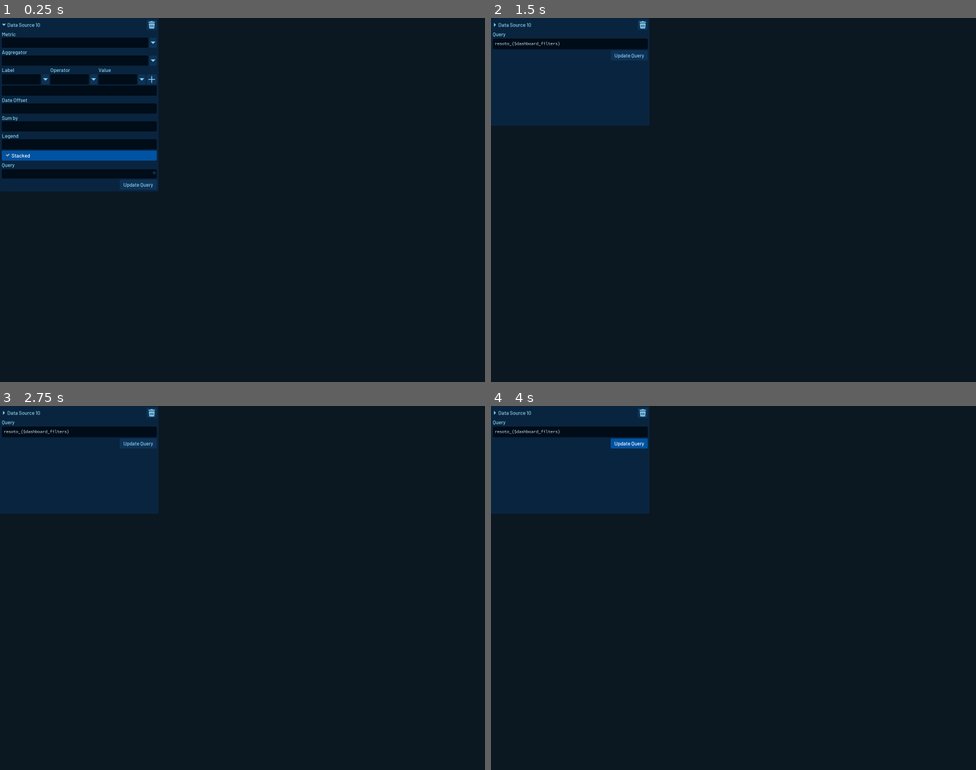
Above: before the commit, frames 1-4 (two rows, left to right).
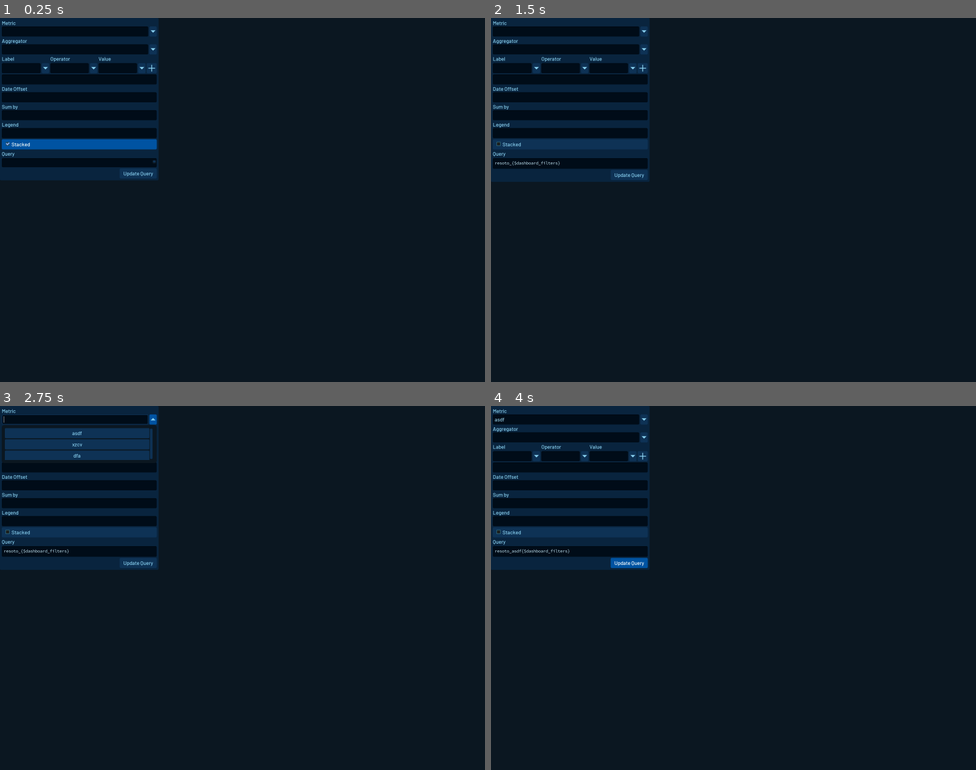
Above: after the commit, the same moments.

Repository: someengineering/resoto-ui
Game: Godot game, scene res://components/dashboard/new_widget_popup/data_source_container.tscn
The game is run twice, just before and just after one commit, with the same random seed, the same clock (stepped at 60 frames per second) and the same inputs. This scene is started directly instead of the project's main scene.
Inputs (mouse positions are in pixels of both pictures, inside the frame that each line leads up to):
- Up to frame 1 (0.25 s): no input
- Up to frame 2 (1.5 s): click "Stacked" at 0.5 s; click (495, 25) at 1.27 s
- Up to frame 3 (2.75 s): click (155, 420) at 2.02 s
- Up to frame 4 (4 s): click (568, 431) at 2.75 s, where only the run after the commit has a clickable "asdf"; click "Update Query" at 3.5 s

The runs differ from the first frame. In frame 1, 11% of the frame differs, in the area x 0-33%, y 0-48%; in frame 2, 8.5%; in frame 3, 8.0%; in frame 4, 8.6%.
Error after the commit: Invalid call. Nonexistent function 'connect' in base 'Nil'. (res://scripts/classes/resoto_api.gd:238)

Commit message:
Add specific datasource for two entry widgets

Diff:
--- a/src/components/dashboard/data_sources/data_source.gd
+++ b/src/components/dashboard/data_sources/data_source.gd
@@ -3,7 +3,7 @@
 
 signal query_status
 
-enum TYPES {TIME_SERIES, AGGREGATE_SEARCH, SEARCH}
+enum TYPES {TIME_SERIES, AGGREGATE_SEARCH, SEARCH, TWO_ENTRIES_AGGREGATE}
 
 var query : String
 var widget
--- /dev/null
+++ b/src/components/dashboard/data_sources/data_source_two_entry_aggregate.gd
@@ -0,0 +1,60 @@
+class_name TwoEntryAggregateDataSource
+extends AggregateSearchDataSource
+
+var category_1 : String = ""
+var category_1_alias : String = ""
+var category_2 : String = ""
+var category_2_alias : String = ""
+var function : String = ""
+var function_alias : String = ""
+var kind : String = ""
+
+
+func _init():
+	type = TYPES.TWO_ENTRIES_AGGREGATE
+
+
+func copy_data_source(other):
+	category_1 = other.category_1
+	category_1_alias = other.category_1_alias
+	category_2 = other.category_2
+	category_2_alias = other.category_2_alias
+	function = other.function
+	function_alias = other.function_alias
+	kind = other.kind
+	query = other.query
+
+
+func update_query():
+	if "" in [category_1, category_2, function, kind]:
+		return
+
+	var x_axis : String = category_1
+	if category_1_alias != "":
+		x_axis += " as %s" % category_1_alias
+
+	var y_axis : String = category_2
+	if category_2_alias != "":
+		y_axis += " as %s" % category_2_alias
+
+	var fn : String = function
+	if function_alias != "":
+		fn += " as %s" % function_alias
+
+	query = "aggregate(%s, %s: %s) : is(%s)" % [x_axis, y_axis, fn, kind]
+
+
+func get_data() -> Dictionary:
+	var data : Dictionary = {
+		"category_1" : category_1,
+		"category_1_alias" : category_1_alias,
+		"category_2" : category_2,
+		"category_2_alias" : category_2_alias,
+		"function" : function,
+		"function_alias" : function_alias,
+		"kind" : kind
+	}
+
+	data.merge(.get_data())
+
+	return data
--- a/src/components/dashboard/new_widget_popup/data_source_container.gd
+++ b/src/components/dashboard/new_widget_popup/data_source_container.gd
@@ -33,16 +33,26 @@
 			data_source = TimeSeriesDataSource.new()
 			$VBoxContainer/DatasourceSettings.show()
 			$VBoxContainer/TextSearchSettings.hide()
+			$VBoxContainer/TwoEntryAggregateSettings.hide()
 		DataSource.TYPES.AGGREGATE_SEARCH:
 			data_source = AggregateSearchDataSource.new()
 			$VBoxContainer/DatasourceSettings.hide()
 			$VBoxContainer/TextSearchSettings.hide()
+			$VBoxContainer/TwoEntryAggregateSettings.hide()
 			expand_button.hide()
 		DataSource.TYPES.SEARCH:
 			data_source = TextSearchDataSource.new()
 			$VBoxContainer/DatasourceSettings.hide()
 			$VBoxContainer/TextSearchSettings.show()
+			$VBoxContainer/TwoEntryAggregateSettings.hide()
 			API.cli_execute("kinds", self)
+		DataSource.TYPES.TWO_ENTRIES_AGGREGATE:
+			data_source = TwoEntryAggregateDataSource.new()
+			$VBoxContainer/DatasourceSettings.hide()
+			$VBoxContainer/TextSearchSettings.hide()
+			$VBoxContainer/TwoEntryAggregateSettings.show()
+			API.cli_execute("kinds", self)
+
 	data_source.widget = widget
 	data_source.connect("query_status", self, "_on_data_source_query_status")
 	query_edit.connect("focus_exited", self, "_on_QueryEdit_focus_exited")
@@ -53,7 +63,7 @@
 
 	if kinds.size() > 0:
 		$VBoxContainer/TextSearchSettings/HBoxContainer/KindsComboBox.set_items(kinds)
-
+		$VBoxContainer/TwoEntryAggregateSettings/KindComboBox.set_items(kinds)
 
 func _on_DeleteButton_pressed() -> void:
 	emit_signal("delete_source", self)
@@ -251,3 +261,38 @@
 func _on_ExpandButton_toggled(button_pressed:bool):
 	$VBoxContainer/DatasourceSettings.visible = button_pressed and datasource_type == DataSource.TYPES.TIME_SERIES
 	$VBoxContainer/TextSearchSettings.visible = button_pressed and datasource_type == DataSource.TYPES.SEARCH
+
+
+func _on_KindComboBox_option_changed(option):
+	data_source.kind = option
+	update_query()
+
+
+func _on_Entry1LineEdit_text_entered(new_text):
+	data_source.category_1 = new_text
+	update_query()
+
+
+func _on_Entry2LineEdit_text_entered(new_text):
+	data_source.category_2 = new_text
+	update_query()
+
+
+func _on_Entry1Alias_text_entered(new_text):
+	data_source.category_1_alias = new_text
+	update_query()
+
+
+func _on_Entry2Alias_text_entered(new_text):
+	data_source.category_2_alias = new_text
+	update_query()
+
+
+func _on_FunctionLineEdit_text_entered(new_text):
+	data_source.function = new_text
+	update_query()
+
+
+func _on_FunctionAlias_text_entered(new_text):
+	data_source.function_alias = new_text
+	update_query()
--- a/src/components/dashboard/new_widget_popup/data_source_container.tscn
+++ b/src/components/dashboard/new_widget_popup/data_source_container.tscn
@@ -51,9 +51,10 @@
 margin_left = 6.0
 margin_top = 6.0
 margin_right = 517.0
-margin_bottom = 826.0
+margin_bottom = 349.0
 
 [node name="HBoxContainer" type="HBoxContainer" parent="VBoxContainer"]
+visible = false
 margin_right = 511.0
 margin_bottom = 33.0
 
@@ -102,9 +103,9 @@
 icon_tex = ExtResource( 4 )
 
 [node name="DatasourceSettings" type="VBoxContainer" parent="VBoxContainer"]
-margin_top = 37.0
-margin_right = 511.0
-margin_bottom = 464.0
+visible = false
+margin_right = 511.0
+margin_bottom = 427.0
 size_flags_horizontal = 3
 
 [node name="MetricsVBox" type="VBoxContainer" parent="VBoxContainer/DatasourceSettings"]
@@ -210,9 +211,9 @@
 text = "Stacked"
 
 [node name="TextSearchSettings" type="VBoxContainer" parent="VBoxContainer"]
-margin_top = 468.0
-margin_right = 511.0
-margin_bottom = 724.0
+visible = false
+margin_right = 511.0
+margin_bottom = 256.0
 
 [node name="Label" type="Label" parent="VBoxContainer/TextSearchSettings"]
 margin_right = 511.0
@@ -283,10 +284,123 @@
 margin_bottom = 256.0
 script = ExtResource( 6 )
 
+[node name="TwoEntryAggregateSettings" type="VBoxContainer" parent="VBoxContainer"]
+margin_right = 511.0
+margin_bottom = 244.0
+
+[node name="Label" type="Label" parent="VBoxContainer/TwoEntryAggregateSettings"]
+margin_right = 511.0
+margin_bottom = 21.0
+text = "Kind"
+
+[node name="KindComboBox" parent="VBoxContainer/TwoEntryAggregateSettings" instance=ExtResource( 9 )]
+margin_top = 25.0
+margin_right = 511.0
+margin_bottom = 58.0
+
+[node name="FirstEntryLabel" type="Label" parent="VBoxContainer/TwoEntryAggregateSettings"]
+margin_top = 62.0
+margin_right = 511.0
+margin_bottom = 83.0
+text = "1st Category"
+
+[node name="EntryContainer1" type="HBoxContainer" parent="VBoxContainer/TwoEntryAggregateSettings"]
+margin_top = 87.0
+margin_right = 511.0
+margin_bottom = 120.0
+
+[node name="Entry1LineEdit" type="LineEdit" parent="VBoxContainer/TwoEntryAggregateSettings/EntryContainer1"]
+margin_right = 243.0
+margin_bottom = 33.0
+size_flags_horizontal = 3
+placeholder_text = "/ancestors.account.reported.name"
+script = ExtResource( 6 )
+
+[node name="Label" type="Label" parent="VBoxContainer/TwoEntryAggregateSettings/EntryContainer1"]
+margin_left = 247.0
+margin_top = 6.0
+margin_right = 264.0
+margin_bottom = 27.0
+text = "as"
+
+[node name="Entry1Alias" type="LineEdit" parent="VBoxContainer/TwoEntryAggregateSettings/EntryContainer1"]
+margin_left = 268.0
+margin_right = 511.0
+margin_bottom = 33.0
+size_flags_horizontal = 3
+placeholder_text = "cloud_name"
+script = ExtResource( 6 )
+
+[node name="SecondEntryLabel" type="Label" parent="VBoxContainer/TwoEntryAggregateSettings"]
+margin_top = 124.0
+margin_right = 511.0
+margin_bottom = 145.0
+text = "2nd Category"
+
+[node name="EntryContainer2" type="HBoxContainer" parent="VBoxContainer/TwoEntryAggregateSettings"]
+margin_top = 149.0
+margin_right = 511.0
+margin_bottom = 182.0
+
+[node name="Entry2LineEdit" type="LineEdit" parent="VBoxContainer/TwoEntryAggregateSettings/EntryContainer2"]
+margin_right = 243.0
+margin_bottom = 33.0
+size_flags_horizontal = 3
+placeholder_text = "instance_type"
+script = ExtResource( 6 )
+
+[node name="Label" type="Label" parent="VBoxContainer/TwoEntryAggregateSettings/EntryContainer2"]
+margin_left = 247.0
+margin_top = 6.0
+margin_right = 264.0
+margin_bottom = 27.0
+text = "as"
+
+[node name="Entry2Alias" type="LineEdit" parent="VBoxContainer/TwoEntryAggregateSettings/EntryContainer2"]
+margin_left = 268.0
+margin_right = 511.0
+margin_bottom = 33.0
+size_flags_horizontal = 3
+placeholder_text = "type"
+script = ExtResource( 6 )
+
+[node name="FunctionLabel" type="Label" parent="VBoxContainer/TwoEntryAggregateSettings"]
+margin_top = 186.0
+margin_right = 511.0
+margin_bottom = 207.0
+text = "Function"
+
+[node name="FunctionContainer" type="HBoxContainer" parent="VBoxContainer/TwoEntryAggregateSettings"]
+margin_top = 211.0
+margin_right = 511.0
+margin_bottom = 244.0
+
+[node name="FunctionLineEdit" type="LineEdit" parent="VBoxContainer/TwoEntryAggregateSettings/FunctionContainer"]
+margin_right = 243.0
+margin_bottom = 33.0
+size_flags_horizontal = 3
+placeholder_text = "sum(1)"
+script = ExtResource( 6 )
+
+[node name="Label" type="Label" parent="VBoxContainer/TwoEntryAggregateSettings/FunctionContainer"]
+margin_left = 247.0
+margin_top = 6.0
+margin_right = 264.0
+margin_bottom = 27.0
+text = "as"
+
+[node name="FunctionAlias" type="LineEdit" parent="VBoxContainer/TwoEntryAggregateSettings/FunctionContainer"]
+margin_left = 268.0
+margin_right = 511.0
+margin_bottom = 33.0
+size_flags_horizontal = 3
+placeholder_text = "instances"
+script = ExtResource( 6 )
+
 [node name="QueryEditVBox" type="VBoxContainer" parent="VBoxContainer"]
-margin_top = 728.0
-margin_right = 511.0
-margin_bottom = 820.0
+margin_top = 248.0
+margin_right = 511.0
+margin_bottom = 340.0
 
 [node name="QueryLabel" type="Label" parent="VBoxContainer/QueryEditVBox"]
 margin_right = 511.0
@@ -333,6 +447,13 @@
 [connection signal="text_entered" from="VBoxContainer/TextSearchSettings/LineEditKinds" to="." method="_on_LineEdit2_text_entered"]
 [connection signal="text_entered" from="VBoxContainer/TextSearchSettings/TextFiltersLineEdit" to="." method="_on_LineEdit3_text_entered"]
 [connection signal="text_entered" from="VBoxContainer/TextSearchSettings/ListLineEdit" to="." method="_on_LineEdit4_text_entered"]
+[connection signal="option_changed" from="VBoxContainer/TwoEntryAggregateSettings/KindComboBox" to="." method="_on_KindComboBox_option_changed"]
+[connection signal="text_entered" from="VBoxContainer/TwoEntryAggregateSettings/EntryContainer1/Entry1LineEdit" to="." method="_on_Entry1LineEdit_text_entered"]
+[connection signal="text_entered" from="VBoxContainer/TwoEntryAggregateSettings/EntryContainer1/Entry1Alias" to="." method="_on_Entry1Alias_text_entered"]
+[connection signal="text_entered" from="VBoxContainer/TwoEntryAggregateSettings/EntryContainer2/Entry2LineEdit" to="." method="_on_Entry2LineEdit_text_entered"]
+[connection signal="text_entered" from="VBoxContainer/TwoEntryAggregateSettings/EntryContainer2/Entry2Alias" to="." method="_on_Entry2Alias_text_entered"]
+[connection signal="text_entered" from="VBoxContainer/TwoEntryAggregateSettings/FunctionContainer/FunctionLineEdit" to="." method="_on_FunctionLineEdit_text_entered"]
+[connection signal="text_entered" from="VBoxContainer/TwoEntryAggregateSettings/FunctionContainer/FunctionAlias" to="." method="_on_FunctionAlias_text_entered"]
 [connection signal="cursor_changed" from="VBoxContainer/QueryEditVBox/QueryEdit" to="." method="_on_QueryEdit_cursor_changed"]
 [connection signal="gui_input" from="VBoxContainer/QueryEditVBox/QueryEdit" to="." method="_on_QueryEdit_gui_input"]
 [connection signal="item_rect_changed" from="VBoxContainer/QueryEditVBox/QueryEdit" to="." method="_on_QueryEdit_item_rect_changed"]
--- a/src/components/dashboard/widget_heatmap/widget_heatmap.gd
+++ b/src/components/dashboard/widget_heatmap/widget_heatmap.gd
@@ -106,7 +106,7 @@
 	x_categories.clear()
 	y_categories.clear()
 
-	if type == DataSource.TYPES.AGGREGATE_SEARCH:
+	if type == DataSource.TYPES.AGGREGATE_SEARCH || type == DataSource.TYPES.TWO_ENTRIES_AGGREGATE:
 		var headers : Array = data[0]["group"].keys()
 		var vars : Array = data[0].keys()
 		vars.remove(vars.find("group"))
--- a/src/components/dashboard/widget_heatmap/widget_heatmap.tscn
+++ b/src/components/dashboard/widget_heatmap/widget_heatmap.tscn
@@ -57,7 +57,7 @@
 anchor_bottom = 1.0
 script = ExtResource( 2 )
 widget_type_id = "Heatmap"
-supported_types = [ 1 ]
+supported_types = [ 1, 3 ]
 font = SubResource( 1 )
 
 [node name="Background" type="Panel" parent="."]
--- a/src/project.godot
+++ b/src/project.godot
@@ -143,6 +143,11 @@
 "class": "TimeSeriesDataSource",
 "language": "GDScript",
 "path": "res://components/dashboard/data_sources/data_source_time_series.gd"
+}, {
+"base": "AggregateSearchDataSource",
+"class": "TwoEntryAggregateDataSource",
+"language": "GDScript",
+"path": "res://components/dashboard/data_sources/data_source_two_entry_aggregate.gd"
 }, {
 "base": "Reference",
 "class": "UserAgent",
@@ -187,6 +192,7 @@
 "TerminalComponent": "",
 "TextSearchDataSource": "",
 "TimeSeriesDataSource": "",
+"TwoEntryAggregateDataSource": "",
 "UserAgent": "",
 "Utils": "",
 "WidgetContainer": ""
